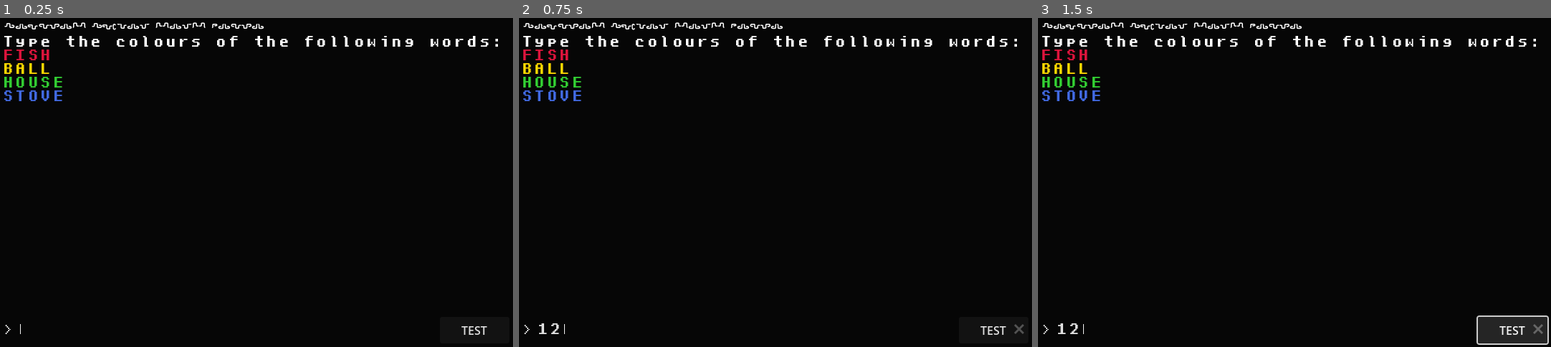
Above: before the commit, frames 1-3 (left to right).
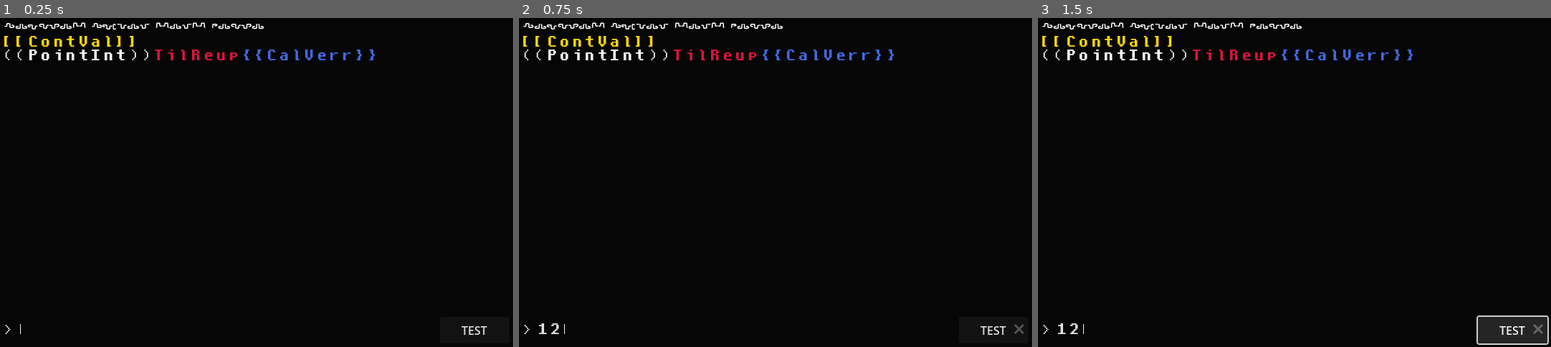
Above: after the commit, the same moments.

Repository: RhineQueen/GameOff-Secrets
Game: Godot game, scene res://Scenes/game.tscn
The game is run twice, just before and just after one commit, with the same random seed, the same clock (stepped at 60 frames per second) and the same inputs.
Inputs (mouse positions are in pixels of both pictures, inside the frame that each line leads up to):
- Up to frame 1 (0.25 s): no input
- Up to frame 2 (0.75 s): click (780, 330) at 0.52 s; type "12" at 0.6 s
- Up to frame 3 (1.5 s): click "TEST" at 1.25 s

The runs differ from the first frame. In frame 1, 2.2% of the frame differs, in the area x 0-98%, y 5-26%; in frame 2, 2.2%; in frame 3, 2.2%.
Error before the commit: Invalid type in function 'insert' in base 'String'. Cannot convert argument 2 from Array to String. (res://Scripts/data_compiler.gd:49)

Commit message:
Fixed keyword insertion

Diff:
--- a/gameoff-secrets/Scenes/game.tscn
+++ b/gameoff-secrets/Scenes/game.tscn
@@ -67,11 +67,7 @@
 theme_override_fonts/italics_font = ExtResource("3_imxc7")
 bbcode_enabled = true
 text = "[i]secret scovex text here[/i]
-Type the colours of the following words:
-[color=crimson]FISH[/color]
-[color=gold]BALL[/color]
-[color=limegreen]HOUSE[/color]
-[color=royalblue]STOVE[/color]"
+[color=gold][[ContVal]][/color]((PointInt))[color=crimson]TilReup[/color][color=royalblue]{{CalVerr}}[/color]"
 fit_content = true
 deselect_on_focus_loss_enabled = false
 drag_and_drop_selection_enabled = false
--- a/gameoff-secrets/Scripts/data_compiler.gd
+++ b/gameoff-secrets/Scripts/data_compiler.gd
@@ -6,6 +6,8 @@
 var params_ready : bool = false
 var new_encoded : String
 var encoded_ready : bool = false
+var temp_keywords: Array[String]
+var final_data: String
 
 #func GAME SETUP SIGNALS
 	#connect new_final_data to GAME
@@ -25,16 +27,17 @@
 #func COMPILE
 	#Unset params and encoded ready bools
 	#Generate BBcoded Keywords based on new_params(consult Puzzle Dictionary)
+	#make_keywords(int # of words)
 	#Split new_encoded into an array of words and insert the generated keyword into a random point in the array.
+	#insert_keywords(keyword Array, new_encoded String)
 	#Convert the appended array to a string.
 	#Signal new_final_data
 
 
-func make_keywords(num_of_words: int):
+func make_keywords(num_of_words: int)-> Array[String]:
 	var new_word: String = ""
 	var new_keywords: Array[String]
 	var param_to_check: int = 0
-
 
 	#asses params for each keyword needed and generate keyword string
 	for word in num_of_words:
@@ -43,18 +46,38 @@
 		for param in new_params[word].size():
 			if new_params[word][param] != 0:
 				match param_to_check:
-					0:
-						new_word += PuzzleDictionary.keyword_builder_key.get(new_params[word][param])
-					1:
-						new_word.insert(0,PuzzleDictionary.flare_builder_key.get(new_params[word][param]))#FIX THIS LATER
-					2:
-						new_word += PuzzleDictionary.colour_key.get(new_params[word][param])
-				print(new_params[word][param])
+					0:#set Keyword
+						new_word = PuzzleDictionary.keyword_builder_key.get(new_params[word][param]) + new_word
+					1:#add Flare to front and back
+						new_word = PuzzleDictionary.flare_builder_key_a.get(new_params[word][param]) + new_word
+						new_word += PuzzleDictionary.flare_builder_key_b.get(new_params[word][param])
+					2:#add Colour bbcode to front and back
+						new_word = PuzzleDictionary.colour_builder_key_a.get(new_params[word][param]) + new_word
+						new_word += PuzzleDictionary.colour_builder_key_b.get(new_params[word][param])
 			param_to_check += 1
 		new_keywords.append(new_word)
-	print(new_keywords)
+
+	return new_keywords
+
+
+func insert_keywords(keywords: Array[String], text: String)-> String:
+	var text_array: PackedStringArray = text.split(" ")
+	var finalized: String
+	var max_range: int = text_array.size()
+
+	while keywords.size() > 0:
+		#var insert_pnt: int = randi_range(1, keywords.size())
+		text_array.insert(randi_range(1, max_range), keywords.pop_front())
+
+	#finalize array into string and return string.
+	for i in text_array:
+		finalized += String(i) + " "
+	return finalized
+
 
 
 func _on_test_button_pressed() -> void:
-	new_params = [[1,1,1],[2,2,2],[3,3,3],[4,4,4]]
-	make_keywords(new_params.size())#Number of words should be new_params.length
+	new_params = [[1,3,2],[2,1,0],[3,0,1],[4,2,3]]
+	temp_keywords = make_keywords(new_params.size())
+	final_data = insert_keywords(temp_keywords, DataStorage.text_strings.pick_random())
+	print(final_data)
--- a/gameoff-secrets/Scripts/game.gd
+++ b/gameoff-secrets/Scripts/game.gd
@@ -3,6 +3,8 @@
 signal setup_signals
 signal generate_data
 signal check_results(player_input, puzzle_params)
+
+var current_screen_data: String
 
 
 func _ready() -> void:
--- a/gameoff-secrets/Scripts/puzzle_dictionary.gd
+++ b/gameoff-secrets/Scripts/puzzle_dictionary.gd
@@ -1,8 +1,10 @@
 extends Node
 
 var keyword_builder_key: Dictionary
-var colour_builder_key: Dictionary
-var flare_builder_key: Dictionary
+var colour_builder_key_a: Dictionary
+var colour_builder_key_b: Dictionary
+var flare_builder_key_a: Dictionary
+var flare_builder_key_b: Dictionary
 var keyword_key: Dictionary
 var colour_key: Dictionary
 var flare_key: Dictionary
@@ -22,18 +24,30 @@
 		8:"QuelFor"
 	}
 
-	colour_builder_key = {
-		1:["[color=crimson]","[/color]"],
-		2:["[color=gold]","[/color]"],
-		3:["[color=royalblue]","[/color]"],
-		4:["[color=limegreen]","[/color]"]
+	colour_builder_key_a = {
+		1:"[color=crimson]",
+		2:"[color=gold]",
+		3:"[color=royalblue]",
+		4:"[color=limegreen]"
+	}
+	colour_builder_key_b = {
+		1:"[/color]",
+		2:"[/color]",
+		3:"[/color]",
+		4:"[/color]"
 	}
 
-	flare_builder_key = {
-		1:["((","))"],
-		2:["{{","}}"],
-		3:["[[","]]"],
-		4:["<<",">>"],
+	flare_builder_key_a = {
+		1:"((",
+		2:"{{",
+		3:"[[",
+		4:"<<"
+	}
+	flare_builder_key_b = {
+		1:"))",
+		2:"}}",
+		3:"]]",
+		4:">>"
 	}
 
 	keyword_key = {
